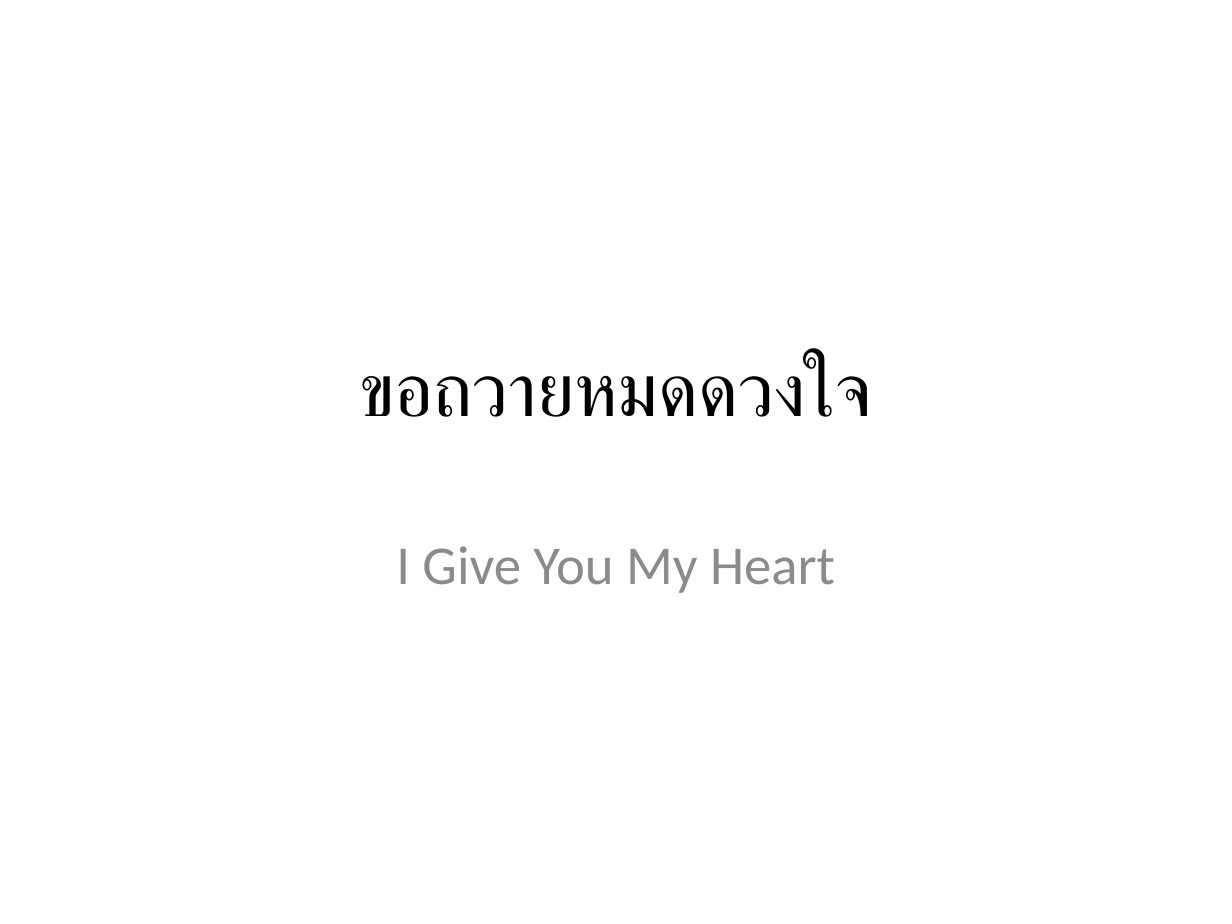
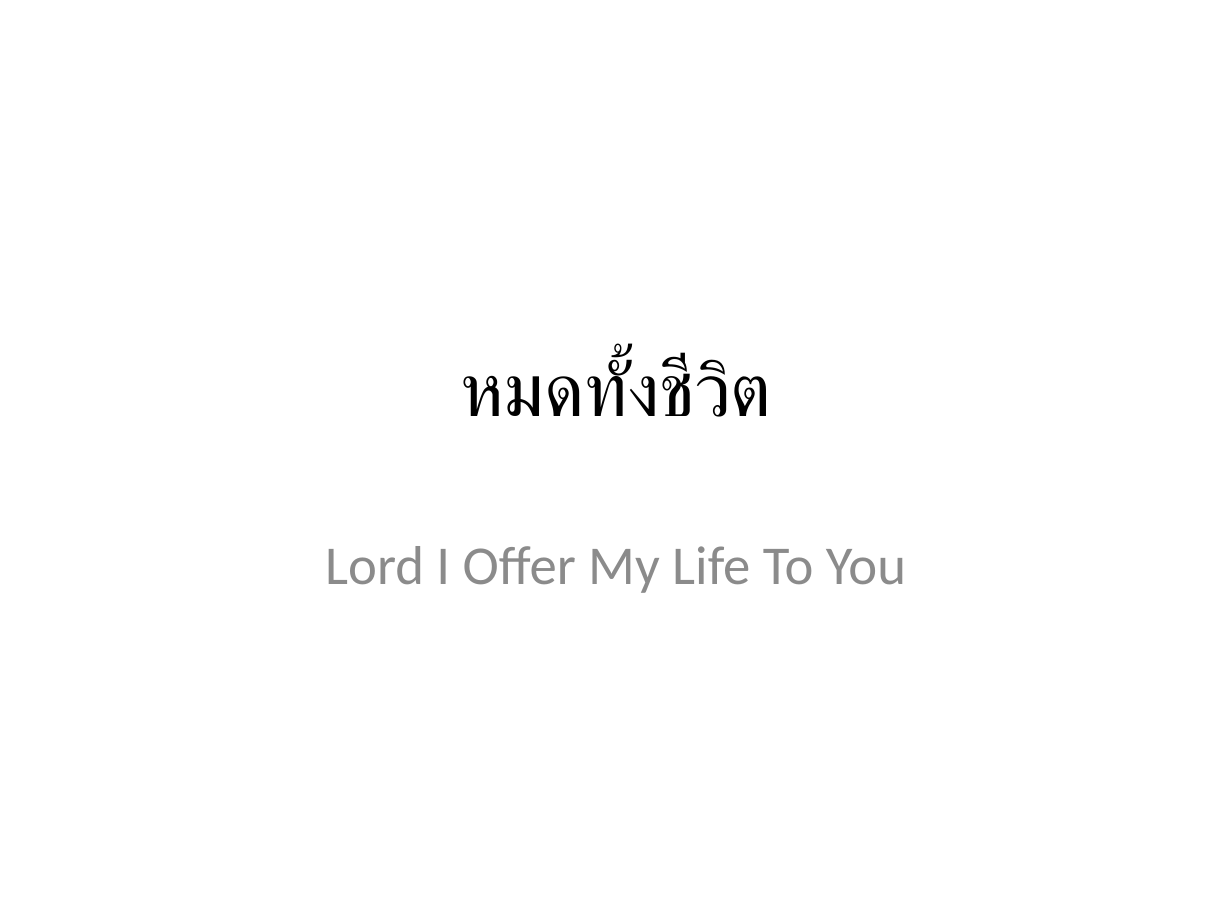
Before and after one commit to mightmay/songpptcreator, a slide deck: slide 20 of finishedppt/WorshipSongs.pptx (slide 15 before the commit). Drawn at 1232x924 pixels with LibreOffice and Linux fonts; fonts in the diff are those of the drawing. Boxes give left, top, right and bottom in pixels: in the first picture for what was removed or moved away, otherwise in the second. Text is boxed around its words. In the diff, an @@ line names an element or a change of style, - is before the commit and + after.

```diff
--- a/finishedppt/WorshipSongs.pptx
+++ b/finishedppt/WorshipSongs.pptx
@@ title at (460, 357, 772, 417): text changed @@
-ขอถวายหมดดวงใจ
+หมดทั้งชีวิต
@@ subtitle at (325, 546, 906, 593): text changed @@
-I Give You My Heart
+Lord I Offer My Life To You
```
Also in this commit, not shown: 29 slides added, 26 slides removed, 3 other files.
